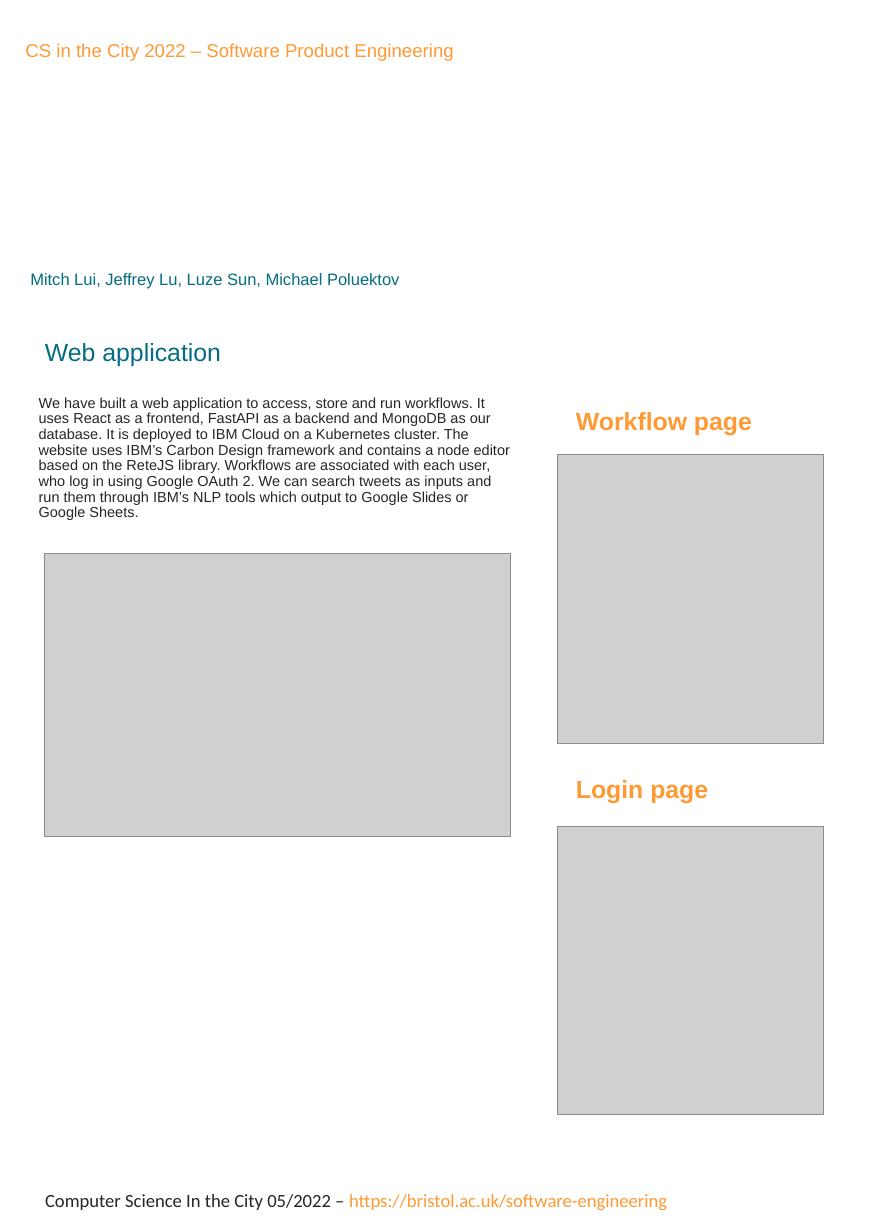
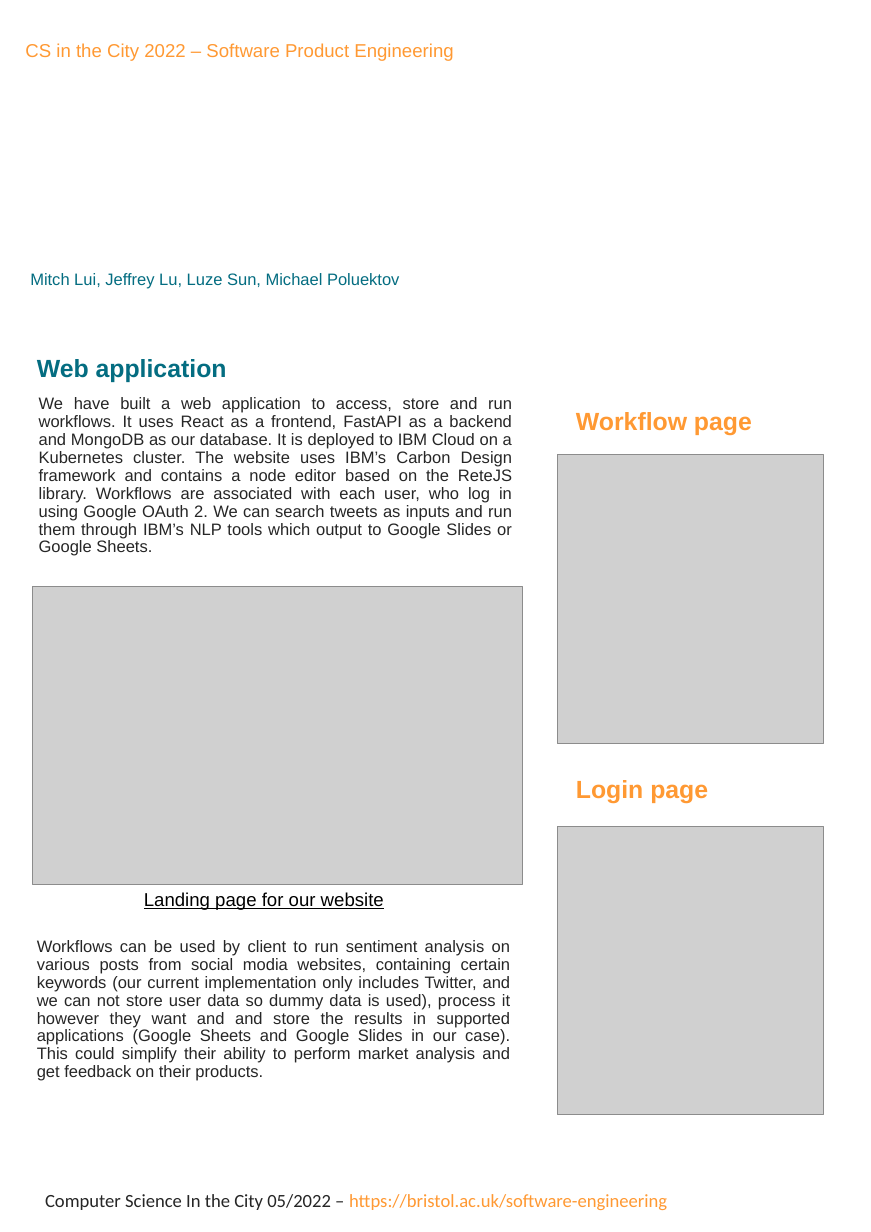
Before and after one commit to spe-uob/2021-AIWorkflow, a slide deck: slide 1 of presentation.odp. Drawn at 871x1232 pixels with LibreOffice and Linux fonts; fonts in the diff are those of the drawing; grey boxes stand for pictures; background and template pictures are left out. Boxes give left, top, right and bottom in pixels: in the first picture for what was removed or moved away, otherwise in the second. Text is boxed around its words. In the diff, an @@ line names an element or a change of style, - is before the commit and + after.

Commit message:
Added second paragraph and title

```diff
--- a/presentation.odp
+++ b/presentation.odp
@@ text "Web application": place and size @@
-text "Web application" at [45, 343, 221, 366]
+text "Web application" at [37, 359, 227, 382]
@@ text "Web application" at [37, 359, 227, 382]: bold on @@
@@ text "We have built a web ..." at [39, 397, 512, 556]: size 14 to 16 pt; alignment left to justified @@
@@ picture: place and size @@
-picture at [44, 553, 510, 836]
+picture at [32, 586, 522, 884]
@@ text added at [144, 892, 384, 910], 18 pt, text #000000, underline @@
+Landing page for our website
@@ text added at [37, 940, 511, 1081], 16 pt, text #262626 @@
+Workflows can be used by client to run sentiment analysis on various posts from social modia websites, containing certain keywords (our current implementation only includes Twitter, and we can not store user data so dummy data is used), process it however they want and and store the results in supported applications (Google Sheets and Google Slides in our case). This could simplify their ability to perform market analysis and get feedback on their products.
```
